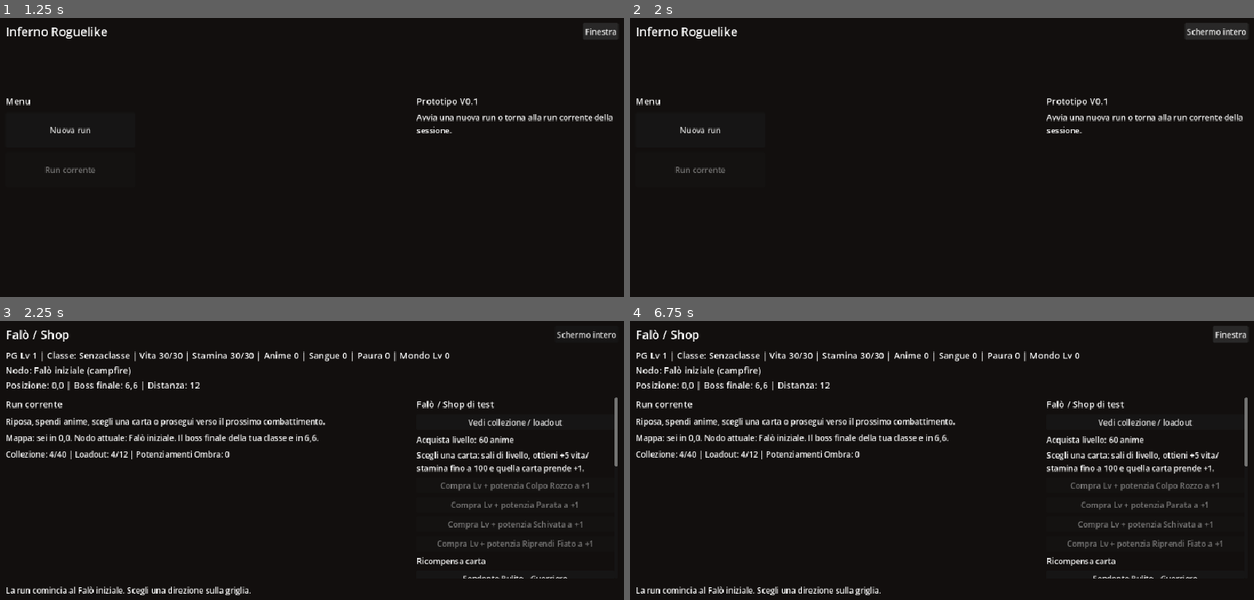
Above: before the commit, frames 1-4 (two rows, left to right).
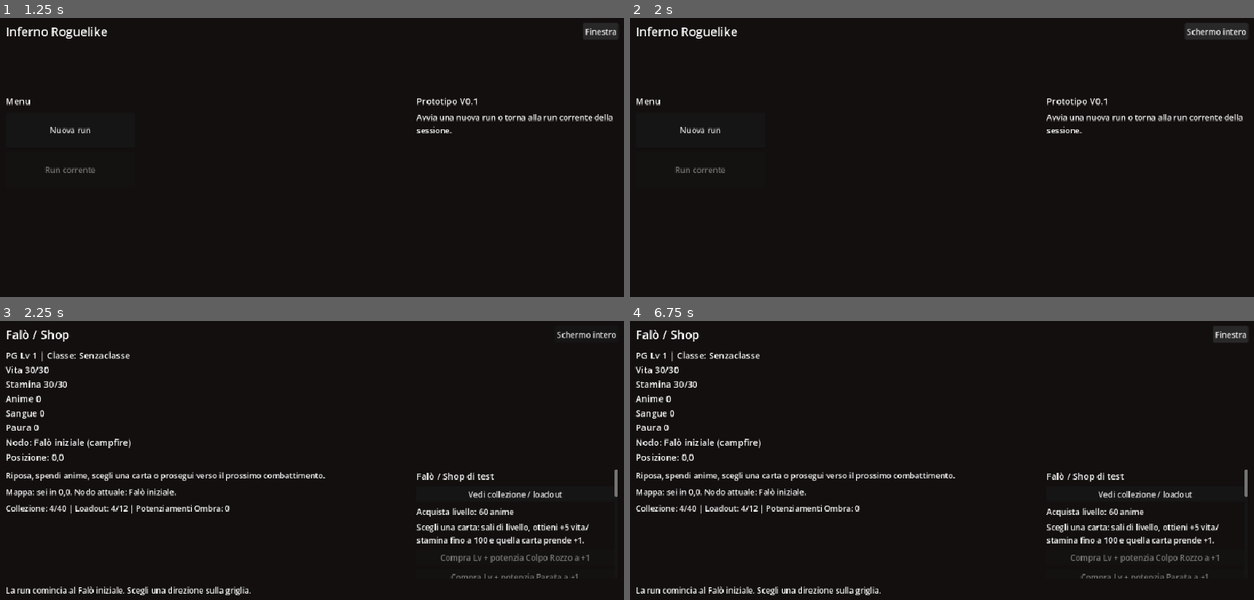
Above: after the commit, the same moments.

Repository: Chivas1504/Gioco
Game: Godot game, scene res://scenes/main.tscn
The game is run twice, just before and just after one commit, with the same random seed, the same clock (stepped at 60 frames per second) and the same inputs.
Inputs (mouse positions are in pixels of both pictures, inside the frame that each line leads up to):
- Up to frame 1 (1.25 s): click "Schermo intero" at 0.5 s
- Up to frame 2 (2 s): click "Finestra" at 1.25 s
- Up to frame 3 (2.25 s): click "Nuova run" at 2 s
- Up to frame 4 (6.75 s): click "Fendente Pulito - Guerriero" at 2.75 s; click "Tiro Rapido - Elfo" at 3.5 s; click (outside the picture) at 4.25 s, where only the run before the commit has a clickable "Dardo Occulto - Stregone"; click (outside the picture) at 5 s, where only the run before the commit has a clickable "Morso Cremisi - Vampiro"; click (outside the picture) at 5.75 s, where only the run before the commit has a clickable "Squarcio Lunare - Lupo Mannaro"; click "Schermo intero" at 6.5 s

Frames 1-2 are identical in both runs. In frame 3, 9.9% of the frame differs, in the area x 0-99%, y 10-93%; in frame 4, 9.9%.

Commit message:
Refine campfire status layout

Diff:
--- a/scripts/main.gd
+++ b/scripts/main.gd
@@ -245,7 +245,7 @@
 		log_label.text = "\n".join(log_lines)
 		return
 
-	player_label.text = "PG Lv %d | Classe: %s | Vita %d/%d | Stamina %d/%d | Anime %d | Sangue %d | Paura %d | Mondo Lv %d" % [
+	player_label.text = "PG Lv %d | Classe: %s\nVita %d/%d\nStamina %d/%d\nAnime %d\nSangue %d\nPaura %d" % [
 		run_state.player_level,
 		GameDatabase.get_class_name(run_state.active_class),
 		run_state.health,
@@ -255,16 +255,12 @@
 		run_state.get_material("anime"),
 		run_state.get_material("sangue"),
 		run_state.fear,
-		run_state.get_world_level(),
 	]
 	if screen_mode == SCREEN_SAFE:
 		enemy_label.text = "Nodo: %s (%s)" % [run_state.get_current_node_name(), run_state.get_current_node_type()]
-		intent_label.text = "Posizione: %d,%d | Boss finale: %d,%d | Distanza: %d" % [
+		intent_label.text = "Posizione: %d,%d" % [
 			run_state.map_position.x,
 			run_state.map_position.y,
-			run_state.final_boss_position.x,
-			run_state.final_boss_position.y,
-			run_state.get_distance_to_final_boss(),
 		]
 	else:
 		enemy_label.text = "%s | Vita %d/%d | Veleno %d | Bruciatura %d | Sangue perso %d | Marchio %s" % [
@@ -286,11 +282,12 @@
 
 	if screen_mode == SCREEN_SAFE:
 		screen_title.text = "Falò / Shop"
-		cards_title.text = "Run corrente"
+		cards_title.visible = false
 		end_intent_button.visible = false
 		_render_safe_summary()
 	else:
 		screen_title.text = "Combattimento"
+		cards_title.visible = true
 		cards_title.text = "Carte build disponibili"
 		end_intent_button.visible = true
 		_render_cards()
@@ -303,6 +300,7 @@
 	player_label.text = ""
 	enemy_label.text = ""
 	intent_label.text = ""
+	cards_title.visible = true
 	cards_title.text = "Menu"
 	end_intent_button.visible = false
 	_render_menu_buttons()
@@ -391,12 +389,10 @@
 	var map_status = Label.new()
 	map_status.size_flags_horizontal = Control.SIZE_EXPAND_FILL
 	map_status.autowrap_mode = TextServer.AUTOWRAP_WORD_SMART
-	map_status.text = "Mappa: sei in %d,%d. Nodo attuale: %s. Il boss finale della tua classe e in %d,%d." % [
+	map_status.text = "Mappa: sei in %d,%d. Nodo attuale: %s." % [
 		run_state.map_position.x,
 		run_state.map_position.y,
 		run_state.get_current_node_name(),
-		run_state.final_boss_position.x,
-		run_state.final_boss_position.y,
 	]
 	card_grid.add_child(map_status)
 
